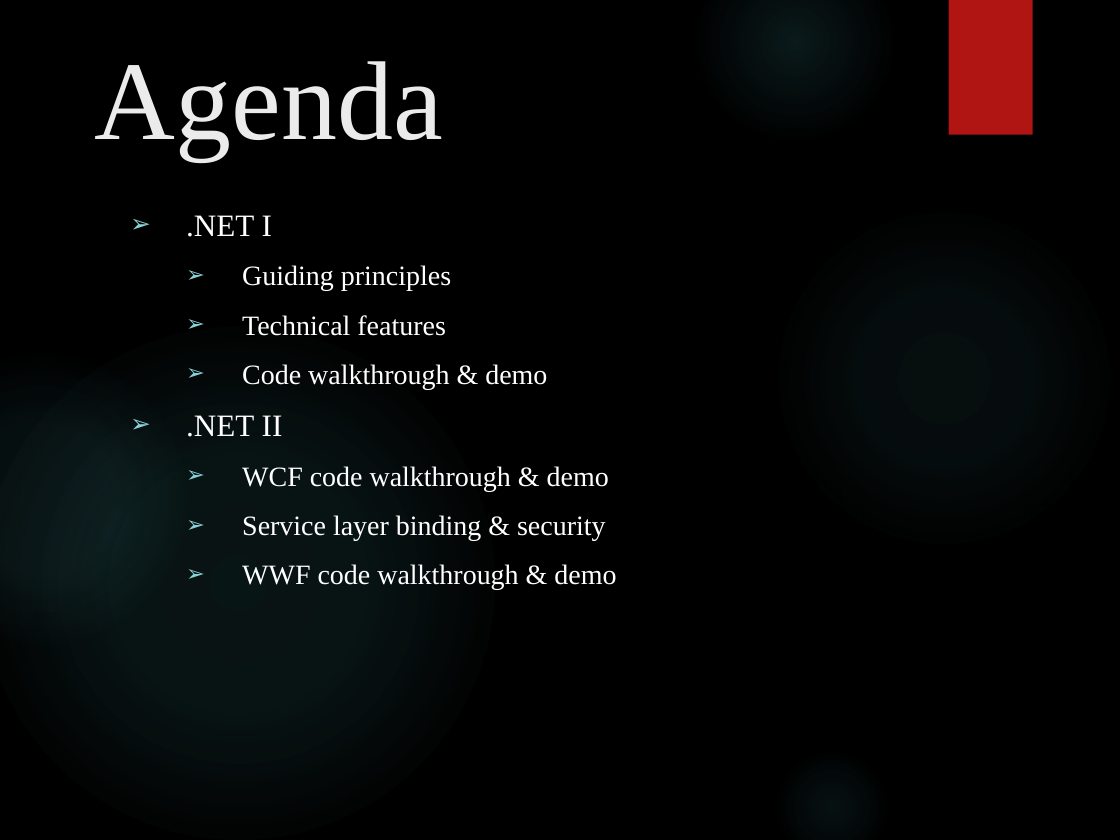
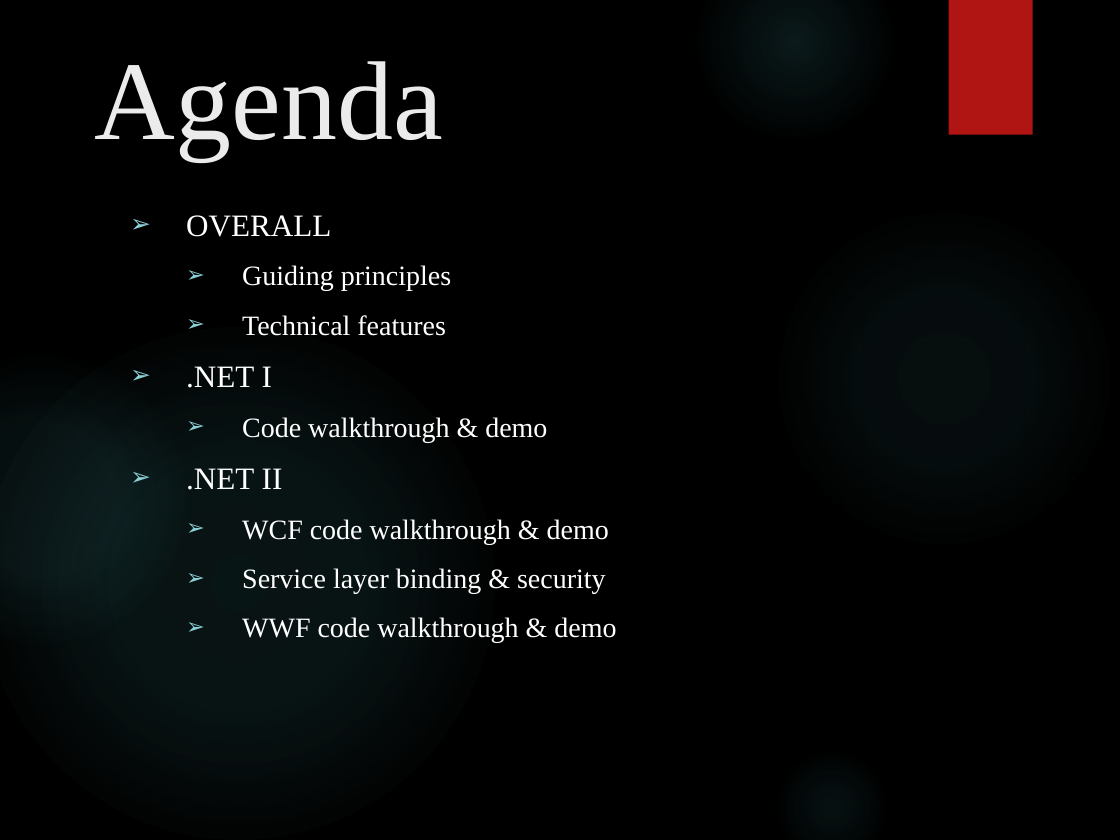
Before and after one commit to XUMINSHENG/dotNET_CA, a slide deck: slide 1 of Docs/presentation/ENET_FT1_presentation.pptx. Drawn at 1120x840 pixels with LibreOffice and Linux fonts; fonts in the diff are those of the drawing; background and template pictures are left out. Boxes give left, top, right and bottom in pixels: in the first picture for what was removed or moved away, otherwise in the second. Text is boxed around its words. In the diff, an @@ line names an element or a change of style, - is before the commit and + after.

```diff
--- a/Docs/presentation/ENET_FT1_presentation.pptx
+++ b/Docs/presentation/ENET_FT1_presentation.pptx
@@ subtitle at (186, 215, 331, 237): text changed @@
-➢ .NET I
+➢ OVERALL
@@ subtitle at (186, 366, 272, 388): paragraph added @@
+➢ .NET I
```
Also in this commit, not shown: 2 other slides changed, 1 slide added.
